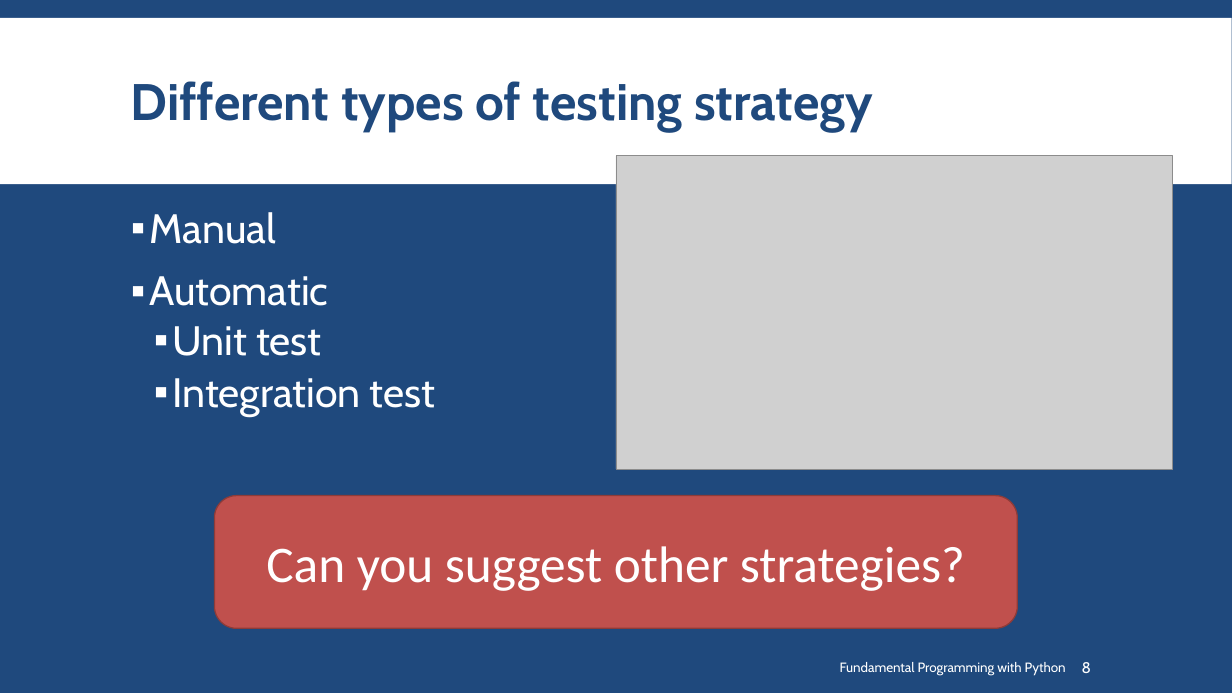
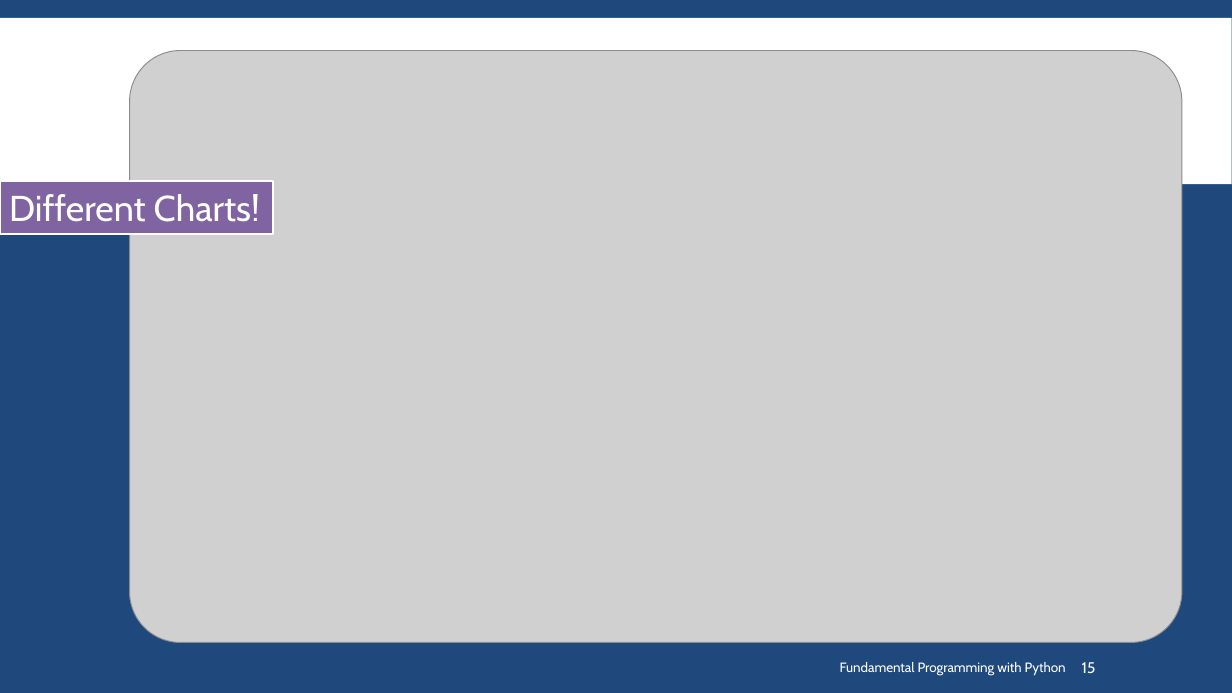
Before and after one commit to SharifPythonSpace/Course1401, a slide deck: slide 15 of Slide/17- Visualization for Presentation and better Understanding.pptx (slide 8 before the commit). Drawn at 1232x693 pixels with LibreOffice and Linux fonts; fonts in the diff are those of the drawing; grey boxes stand for pictures; background and template pictures are left out. Boxes give left, top, right and bottom in pixels: in the first picture for what was removed or moved away, otherwise in the second. Text is boxed around its words. In the diff, an @@ line names an element or a change of style, - is before the commit and + after.

Commit message:
added lecture 17

```diff
--- a/Slide/17- Visualization for Presentation and better Understanding.pptx
+++ b/Slide/17- Visualization for Presentation and better Understanding.pptx
@@ picture added at box(129, 51, 1182, 643) @@
@@ title removed at box(131, 81, 873, 131) @@
-Different types of testing strategy
@@ picture removed at box(616, 156, 1173, 470) @@
@@ rectangle added at box(0, 181, 273, 234), fill #8064A2, outline #FFFFFF 2 pt, 28 pt, text #FFFFFF @@
+Different Charts!
@@ text removed at box(149, 212, 436, 417) @@
-▪ Manual
-▪ Automatic
-  ▪ Unit test
-  ▪ Integration test
@@ rounded rectangle removed at box(214, 495, 1018, 628) @@
-Can you suggest other strategies?
@@ page number at box(1082, 662, 1096, 673): text changed @@
-8
+15
```
Also in this commit, not shown: 6 other slides changed, 7 slides added.
